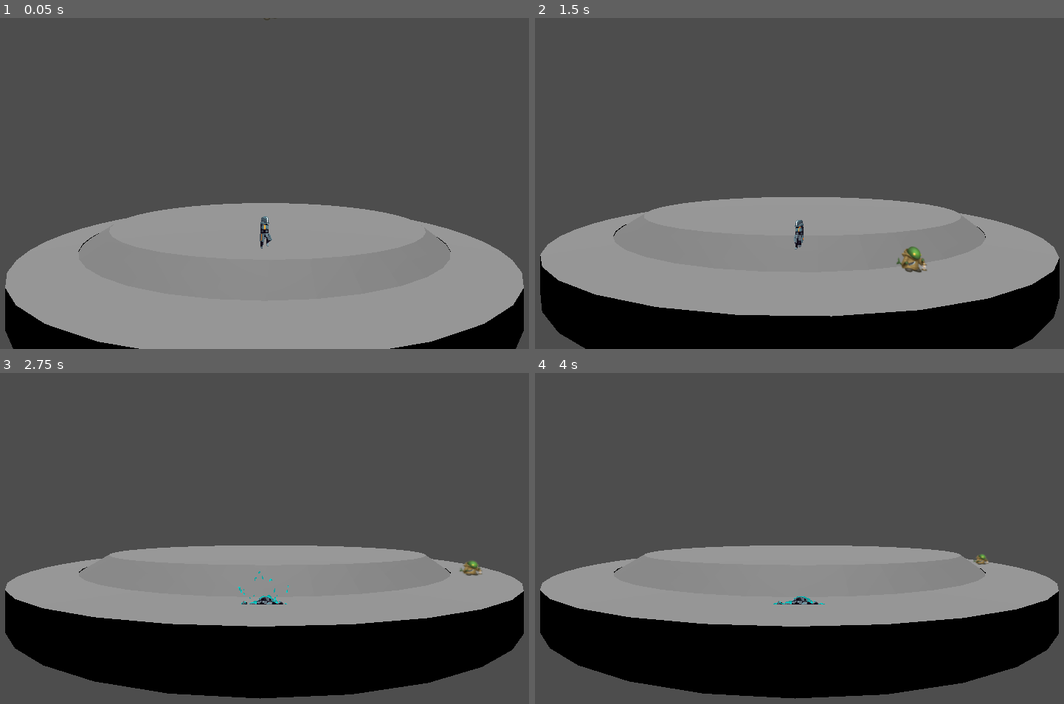
Above: before the commit, frames 1-4 (two rows, left to right).
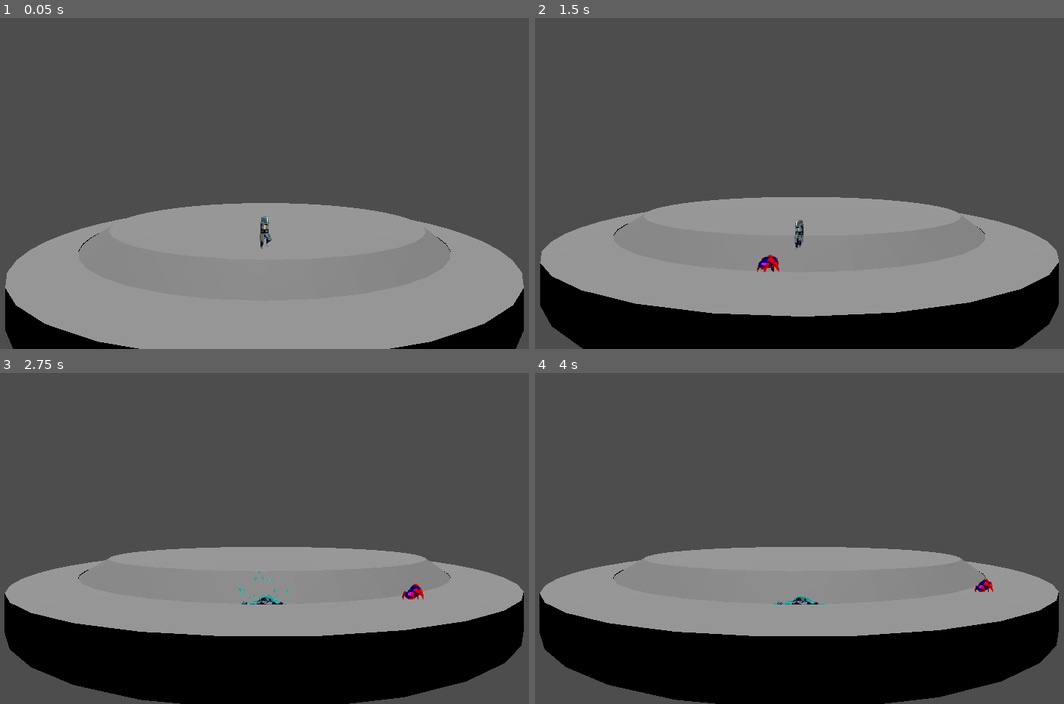
Above: after the commit, the same moments.

Repository: Jafeth12/VJ-FIB
Game: Godot game, scene res://main.tscn
Same seed, same stepped clock (60 frames per second), same inputs: the game is played once before the commit and once after it.
Inputs:
- Up to frame 1 (0.05 s): no input
- Up to frame 2 (1.5 s): hold Right (move_right) 0.53-1.28 s; tap G (god_mode) at 0.6 s; tap Up (jump) at 0.77 s; hold Left (move_left) from 1.28 s (still down); tap Down (crouch) at 1.35 s
- Up to frame 3 (2.75 s): tap Up (jump) at 1.52 s; tap G (god_mode) at 1.55, 2.3 s; release Left (move_left) at 2.03 s; hold Right (move_right) from 2.03 s (still down); hold , (dbg_die) from 2.03 s (still down)
- Up to frame 4 (4 s): release , (dbg_die) at 2.78 s; tap - (dbg_switch_ring) at 2.85 s; tap Up (jump) at 3.02, 3.77 s; tap G (god_mode) at 3.05, 3.8 s; release Right (move_right) at 3.53 s; hold Left (move_left) from 3.53 s (still down); tap Shift (dodge) at 3.6 s

The runs differ from the first frame. In frame 1, less than 0.1% of the frame differs, in the area x 49-52%, y 0-1%; in frame 2, 0.7%; in frame 3, 6.2%, in the area x 0-100%, y 52-100%; in frame 4, 6.2%.

Commit message:
[IMP] crawler anims + comportamiento básico debug

Diff:
--- a/3D/crawler.gd
+++ b/3D/crawler.gd
@@ -1,8 +1,41 @@
 class_name Crawler extends GenericEnemy
 
-func get_new_alpha(delta: float) -> float:
+var attack_ended: bool = false
+
+func _ready():
+	$sprite.connect("animation_finished", on_animation_finished)
+
+func get_new_alpha(current_alpha: float, delta: float) -> float:
 	var dir = 1
-	match state:
+	match enemy_state:
 		EnemyState.WANDER:
-			return alpha + dir * SPEED * delta
+			return current_alpha + dir * SPEED * delta
 	return alpha
+
+func update_animation() -> void:
+	match enemy_state:
+		EnemyState.WAIT:
+			if $sprite.animation != "idle":
+				$sprite.play("idle")
+		EnemyState.WANDER:
+			if $sprite.animation != "walk":
+				$sprite.play("walk")
+		EnemyState.ATTACK:
+			if $sprite.animation != "attack":
+				$sprite.play("attack")
+		EnemyState.DEAD:
+			if $sprite.animation != "die":
+				$sprite.play("die")
+
+func should_attack() -> bool:
+	return Input.is_action_just_pressed("god_mode")
+
+func is_attack_finished() -> bool:
+	var ae_copy: bool = attack_ended
+	attack_ended = false
+	return ae_copy
+
+func on_animation_finished() -> void:
+	match $sprite.animation:
+		"attack":
+			attack_ended = true
--- a/3D/crawler.tscn
+++ b/3D/crawler.tscn
@@ -1,17 +1,206 @@
-[gd_scene load_steps=4 format=3 uid="uid://cyowg8g5vnbuf"]
+[gd_scene load_steps=29 format=3 uid="uid://cyowg8g5vnbuf"]
 
 [ext_resource type="Script" path="res://crawler.gd" id="1_46rf8"]
-[ext_resource type="Texture2D" uid="uid://cyj4qwhdn887i" path="res://art/mock_enemy.png" id="2_t0035"]
+[ext_resource type="Texture2D" uid="uid://is7kesgrn04" path="res://art/Crawler.png" id="2_hmv2l"]
 
 [sub_resource type="BoxShape3D" id="BoxShape3D_gyj4u"]
+
+[sub_resource type="AtlasTexture" id="AtlasTexture_fyhvn"]
+atlas = ExtResource("2_hmv2l")
+region = Rect2(0, 96, 48, 48)
+
+[sub_resource type="AtlasTexture" id="AtlasTexture_ov1t6"]
+atlas = ExtResource("2_hmv2l")
+region = Rect2(48, 96, 48, 48)
+
+[sub_resource type="AtlasTexture" id="AtlasTexture_espoo"]
+atlas = ExtResource("2_hmv2l")
+region = Rect2(96, 96, 48, 48)
+
+[sub_resource type="AtlasTexture" id="AtlasTexture_ogdqy"]
+atlas = ExtResource("2_hmv2l")
+region = Rect2(144, 96, 48, 48)
+
+[sub_resource type="AtlasTexture" id="AtlasTexture_trw4k"]
+atlas = ExtResource("2_hmv2l")
+region = Rect2(192, 96, 48, 48)
+
+[sub_resource type="AtlasTexture" id="AtlasTexture_s6lhy"]
+atlas = ExtResource("2_hmv2l")
+region = Rect2(240, 96, 48, 48)
+
+[sub_resource type="AtlasTexture" id="AtlasTexture_6drph"]
+atlas = ExtResource("2_hmv2l")
+region = Rect2(288, 96, 48, 48)
+
+[sub_resource type="AtlasTexture" id="AtlasTexture_3o612"]
+atlas = ExtResource("2_hmv2l")
+region = Rect2(336, 96, 48, 48)
+
+[sub_resource type="AtlasTexture" id="AtlasTexture_sv86t"]
+atlas = ExtResource("2_hmv2l")
+region = Rect2(0, 0, 48, 48)
+
+[sub_resource type="AtlasTexture" id="AtlasTexture_2c8xf"]
+atlas = ExtResource("2_hmv2l")
+region = Rect2(48, 0, 48, 48)
+
+[sub_resource type="AtlasTexture" id="AtlasTexture_ynd4q"]
+atlas = ExtResource("2_hmv2l")
+region = Rect2(96, 0, 48, 48)
+
+[sub_resource type="AtlasTexture" id="AtlasTexture_cpk1t"]
+atlas = ExtResource("2_hmv2l")
+region = Rect2(144, 0, 48, 48)
+
+[sub_resource type="AtlasTexture" id="AtlasTexture_rj3wf"]
+atlas = ExtResource("2_hmv2l")
+region = Rect2(192, 0, 48, 48)
+
+[sub_resource type="AtlasTexture" id="AtlasTexture_6wg6n"]
+atlas = ExtResource("2_hmv2l")
+region = Rect2(240, 0, 48, 48)
+
+[sub_resource type="AtlasTexture" id="AtlasTexture_makyj"]
+atlas = ExtResource("2_hmv2l")
+region = Rect2(288, 0, 48, 48)
+
+[sub_resource type="AtlasTexture" id="AtlasTexture_fkm1f"]
+atlas = ExtResource("2_hmv2l")
+region = Rect2(336, 0, 48, 48)
+
+[sub_resource type="AtlasTexture" id="AtlasTexture_mwyha"]
+atlas = ExtResource("2_hmv2l")
+region = Rect2(0, 48, 48, 48)
+
+[sub_resource type="AtlasTexture" id="AtlasTexture_ly8bx"]
+atlas = ExtResource("2_hmv2l")
+region = Rect2(48, 48, 48, 48)
+
+[sub_resource type="AtlasTexture" id="AtlasTexture_fenpo"]
+atlas = ExtResource("2_hmv2l")
+region = Rect2(96, 48, 48, 48)
+
+[sub_resource type="AtlasTexture" id="AtlasTexture_mtdk8"]
+atlas = ExtResource("2_hmv2l")
+region = Rect2(144, 48, 48, 48)
+
+[sub_resource type="AtlasTexture" id="AtlasTexture_2uh8h"]
+atlas = ExtResource("2_hmv2l")
+region = Rect2(192, 48, 48, 48)
+
+[sub_resource type="AtlasTexture" id="AtlasTexture_ttqnu"]
+atlas = ExtResource("2_hmv2l")
+region = Rect2(240, 48, 48, 48)
+
+[sub_resource type="AtlasTexture" id="AtlasTexture_41apv"]
+atlas = ExtResource("2_hmv2l")
+region = Rect2(288, 48, 48, 48)
+
+[sub_resource type="AtlasTexture" id="AtlasTexture_41451"]
+atlas = ExtResource("2_hmv2l")
+region = Rect2(336, 48, 48, 48)
+
+[sub_resource type="SpriteFrames" id="SpriteFrames_jmyu3"]
+animations = [{
+"frames": [{
+"duration": 1.0,
+"texture": SubResource("AtlasTexture_fyhvn")
+}, {
+"duration": 1.0,
+"texture": SubResource("AtlasTexture_ov1t6")
+}, {
+"duration": 3.0,
+"texture": SubResource("AtlasTexture_espoo")
+}, {
+"duration": 1.0,
+"texture": SubResource("AtlasTexture_ogdqy")
+}, {
+"duration": 1.0,
+"texture": SubResource("AtlasTexture_trw4k")
+}, {
+"duration": 1.0,
+"texture": SubResource("AtlasTexture_s6lhy")
+}, {
+"duration": 1.0,
+"texture": SubResource("AtlasTexture_6drph")
+}, {
+"duration": 1.0,
+"texture": SubResource("AtlasTexture_3o612")
+}],
+"loop": false,
+"name": &"attack",
+"speed": 10.0
+}, {
+"frames": [{
+"duration": 1.0,
+"texture": SubResource("AtlasTexture_sv86t")
+}, {
+"duration": 1.0,
+"texture": SubResource("AtlasTexture_2c8xf")
+}, {
+"duration": 1.0,
+"texture": SubResource("AtlasTexture_ynd4q")
+}, {
+"duration": 1.0,
+"texture": SubResource("AtlasTexture_cpk1t")
+}, {
+"duration": 1.0,
+"texture": SubResource("AtlasTexture_rj3wf")
+}, {
+"duration": 1.0,
+"texture": SubResource("AtlasTexture_6wg6n")
+}, {
+"duration": 1.0,
+"texture": SubResource("AtlasTexture_makyj")
+}, {
+"duration": 1.0,
+"texture": SubResource("AtlasTexture_fkm1f")
+}],
+"loop": true,
+"name": &"idle",
+"speed": 10.0
+}, {
+"frames": [{
+"duration": 1.0,
+"texture": SubResource("AtlasTexture_mwyha")
+}, {
+"duration": 1.0,
+"texture": SubResource("AtlasTexture_ly8bx")
+}, {
+"duration": 1.0,
+"texture": SubResource("AtlasTexture_fenpo")
+}, {
+"duration": 1.0,
+"texture": SubResource("AtlasTexture_mtdk8")
+}, {
+"duration": 1.0,
+"texture": SubResource("AtlasTexture_2uh8h")
+}, {
+"duration": 1.0,
+"texture": SubResource("AtlasTexture_ttqnu")
+}, {
+"duration": 1.0,
+"texture": SubResource("AtlasTexture_41apv")
+}, {
+"duration": 1.0,
+"texture": SubResource("AtlasTexture_41451")
+}],
+"loop": true,
+"name": &"walk",
+"speed": 15.0
+}]
 
 [node name="crawler" type="CharacterBody3D"]
 transform = Transform3D(1, 0, 0, 0, 1, 0, 0, 0, 1, 0, 0.522354, 0)
 script = ExtResource("1_46rf8")
 
-[node name="sprite" type="Sprite3D" parent="."]
-transform = Transform3D(0.21, 0, 0, 0, 0.21, 0, 0, 0, 0.21, 0, 0, 0)
-texture = ExtResource("2_t0035")
-
 [node name="collision" type="CollisionShape3D" parent="."]
 shape = SubResource("BoxShape3D_gyj4u")
+
+[node name="sprite" type="AnimatedSprite3D" parent="."]
+transform = Transform3D(3, 0, 0, 0, 3, 0, 0, 0, 3, 0, 0, 0)
+billboard = 2
+texture_filter = 0
+sprite_frames = SubResource("SpriteFrames_jmyu3")
+animation = &"attack"
--- a/3D/enemy.gd
+++ b/3D/enemy.gd
@@ -2,7 +2,7 @@
 
 # Estado del enemigo
 enum EnemyState { WAIT, WANDER, ATTACK, DEAD }
-var state: EnemyState = EnemyState.WAIT
+var enemy_state: EnemyState = EnemyState.WAIT
 
 # Movimiento circular
 @export var INIT_ALPHA: float = 0
@@ -18,14 +18,10 @@
 const gravity = 10
 
 func _process(_delta):
-
-	var cam_pos = get_viewport().get_camera_3d().global_position
-	look_at(cam_pos)
-
 	next_state()
 	act_uppon_state()
 	update_animation()
-	if state == EnemyState.WAIT:
+	if enemy_state == EnemyState.WAIT:
 		return
 
 func _physics_process(delta):
@@ -37,7 +33,7 @@
 	# As good practice, you should replace UI actions with custom gameplay actions.
 
 	# Calculate new position, based on alpha
-	alpha = get_new_alpha(delta)
+	alpha = get_new_alpha(alpha, delta)
 	var next_xz = get_next_xz(alpha)
 
 	# Calculate velocity to get to the new position
@@ -57,8 +53,8 @@
 
 # Funciones reimplementables segun el enemigo
 func next_state():
-	var prx_state: EnemyState = state
-	match state:
+	var prx_state: EnemyState = enemy_state
+	match enemy_state:
 		EnemyState.WAIT:
 			if should_activate():
 				prx_state = EnemyState.WANDER
@@ -76,11 +72,11 @@
 				prx_state = EnemyState.WANDER
 			else:
 				prx_state = EnemyState.ATTACK
-	state = prx_state
+	enemy_state = prx_state
 
 
-func get_new_alpha(delta: float) -> float:
-	return alpha
+func get_new_alpha(current_alpha: float, delta: float) -> float:
+	return current_alpha
 
 # Funciones a reimplementar en cada enemigo
 func act_uppon_state() -> void:
--- a/3D/level1.tscn
+++ b/3D/level1.tscn
@@ -24,4 +24,5 @@
 shape = SubResource("ConcavePolygonShape3D_dmrwa")
 
 [node name="CharacterBody3D" parent="." instance=ExtResource("3_qpl7s")]
-transform = Transform3D(-4.37114e-08, 0, 1, 0, 1, 0, -1, 0, -4.37114e-08, 18, 1.78, 0)
+transform = Transform3D(-4.37114e-08, 0, 1, 0, 1, 0, -1, 0, -4.37114e-08, 18, 1.39745, 0)
+INIT_ALPHA = 0.0
Binary file added: 3D/art/Crawler.png
Not shown, changed: 3D/art/Crawler.png.import
Binary file removed: 3D/art/mock_enemy.png
